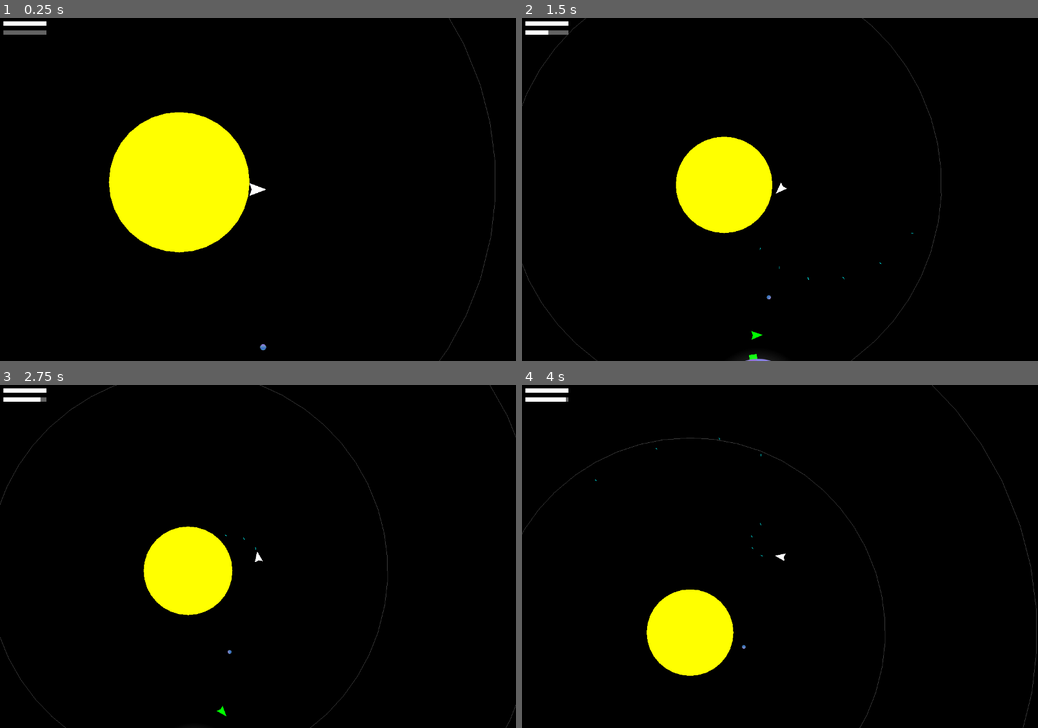
Above: before the commit, frames 1-4 (two rows, left to right).
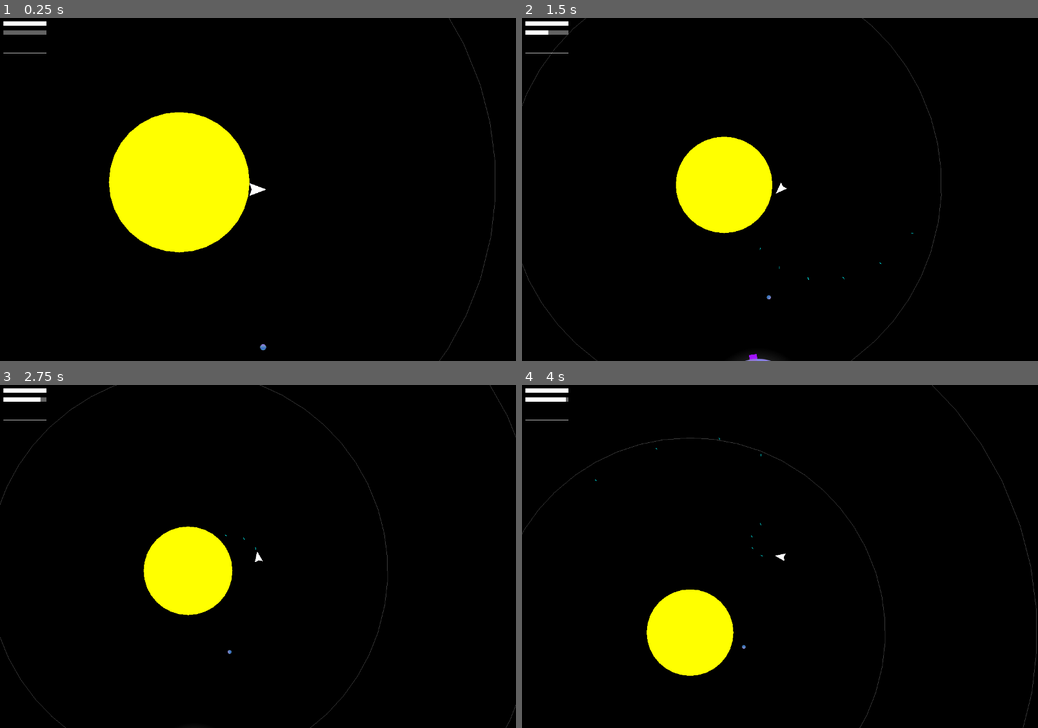
Above: after the commit, the same moments.

Repository: Boyquotes/godot-space-game
Game: Godot game, scene res://World.tscn
Two runs of this game, one before a commit and one after it. Both use one fixed random seed, a clock stepped at 60 frames per second and the inputs below.
Inputs:
- Up to frame 1 (0.25 s): no input
- Up to frame 2 (1.5 s): hold D (right) 0.53-1.28 s; hold Space (shoot) 0.53-1.28 s; hold S (backward) from 1.28 s (still down); tap Space (shoot) at 1.35 s
- Up to frame 3 (2.75 s): release S (backward) at 2.03 s; hold D (right) from 2.03 s (still down); hold Space (shoot) from 2.03 s (still down)
- Up to frame 4 (4 s): release D (right) at 2.78 s; release Space (shoot) at 2.78 s; hold W (forward) 2.78-3.53 s; tap Space (shoot) at 2.85 s; hold A (left) from 3.53 s (still down); hold Space (shoot) from 3.53 s (still down)

The runs differ from the first frame. In frame 1, less than 0.1% of the frame differs, in the area x 0-9%, y 10-11%; in frame 2, less than 0.1%, in the area x 0-47%, y 10-100%; in frame 3, less than 0.1%; in frame 4, less than 0.1%.

Commit message:
Add reputation graph

Diff:
--- a/AIShip.gd
+++ b/AIShip.gd
@@ -3,6 +3,7 @@
 
 # Declare member variables here. Examples:
 var target = null
+var civ = null
 
 # Called when the node enters the scene tree for the first time.
 func _ready():
@@ -18,16 +19,20 @@
 		var desired_angle = to_target.angle() + PI
 		rotation = desired_angle
 
-		# control speed
+		# accelerate
 		var length = to_target.length()
 		if length > 75:
 			thrust(delta)
 
-		if target.get("health") != null:
+		if target.get("health") != null and civ.is_enemy(target):
 			shoot(delta)
 
+func handle_attack_from(origin):
+	if origin == civ.player:
+		civ.relationship_with_player -= 2
+
 func _on_AttackRadius_body_entered(body):
-	if body != self:
+	if body != self and civ.is_enemy(body):
 		target = body
 
 func _on_LeaveAloneRadius_body_exited(body):
--- a/Civilization.gd
+++ b/Civilization.gd
@@ -7,6 +7,8 @@
 var planets = []
 var relationship_with_player = 0
 var foreign_relations = {}
+
+var player = null
 
 # Called when the node enters the scene tree for the first time.
 func _ready():
@@ -23,3 +25,10 @@
 
 	for i in range(4):
 		planet.add_structure(planet.random_structure_angle())
+
+func is_enemy(body):
+	if body == player:
+		return relationship_with_player < 0
+
+	if body.get("civ") == null:
+		return false
--- a/Laser.gd
+++ b/Laser.gd
@@ -7,6 +7,7 @@
 var vel = Vector2(0, 0)
 const lifelength = 2
 var age = 0
+var origin = null
 
 # Called when the node enters the scene tree for the first time.
 func _ready():
@@ -19,7 +20,7 @@
 	var collision = move_and_collide(self.vel * delta)
 	if collision != null:
 		if collision.collider.get("health") != null:
-			collision.collider.take_hit(10)
+			collision.collider.take_hit(10, origin)
 		queue_free()
 
 	if age >= lifelength:
--- a/Planet.gd
+++ b/Planet.gd
@@ -81,6 +81,7 @@
 	spawn.global_position = position_node.global_position
 	spawn.target = position_node
 	spawn.change_color(civ.color)
+	spawn.civ = civ
 	get_tree().get_root().add_child(spawn)
 
 func set_controlling_civ(controller):
--- /dev/null
+++ b/ReputationGraph.gd
@@ -0,0 +1,37 @@
+extends Node2D
+
+
+# Declare member variables here. Examples:
+var civs = []
+var bars = {}
+
+# Called when the node enters the scene tree for the first time.
+func _ready():
+	pass # Replace with function body.
+
+# Called every frame. 'delta' is the elapsed time since the previous frame.
+func _process(delta):
+	var bar_w = $Baseline.get_size().x / civs.size()
+	for civ in bars:
+		var bar = bars[civ]
+		var h = abs(civ.relationship_with_player)
+		var x = bar.get_position().x
+		var y = $Baseline.get_position().y
+		if civ.relationship_with_player > 0:
+			y -= h
+		bar.set_position(Vector2(x, y))
+		bar.set_size(Vector2(bar_w, h))
+
+func create_bars():
+	var bar_w = $Baseline.get_size().x / civs.size()
+	for i in range(civs.size()):
+		var civ = civs[i]
+		var bar = ColorRect.new()
+		bar.set_position(Vector2(bar_w * i, $Baseline.get_position().y))
+		bar.set_size(Vector2(bar_w, 0))
+		bar.color = civ.color
+		bars[civ] = bar
+		add_child(bar)
+
+func add_civ(civ):
+	civs.append(civ)
--- /dev/null
+++ b/ReputationGraph.tscn
@@ -0,0 +1,13 @@
+[gd_scene load_steps=2 format=2]
+
+[ext_resource path="res://ReputationGraph.gd" type="Script" id=1]
+
+[node name="ReputationGraph" type="Node2D"]
+script = ExtResource( 1 )
+
+[node name="Baseline" type="ColorRect" parent="."]
+margin_top = -1.0
+margin_right = 100.0
+__meta__ = {
+"_edit_use_anchors_": false
+}
--- a/Ship.gd
+++ b/Ship.gd
@@ -104,11 +104,16 @@
 	spawn.global_position = $ShootPoint.global_position
 	spawn.rotation = self.global_rotation
 	spawn.vel = Vector2(self.max_speed + 200, 0).rotated(spawn.global_rotation)
+	spawn.origin = self
 	spawn.add_collision_exception_with(self)
 
 	get_parent().add_child(spawn)
 
-func take_hit(strength):
+func take_hit(strength, origin):
+	handle_attack_from(origin)
 	health -= float(strength)
 	if health <= 0:
 		queue_free()
+
+func handle_attack_from(origin):
+	pass
--- a/World.gd
+++ b/World.gd
@@ -19,15 +19,19 @@
 	var map_seed = randi()
 	seed(map_seed)
 
-	civ_colors.shuffle()
 
 	yield(get_tree(), "idle_frame")
 	var planets = get_tree().get_nodes_in_group("planets")
+	planets.shuffle()
 
+	var reputation_graph = $PlayerShip/CanvasLayer/ReputationGraph
 	for i in range(6):
 		var civ = Civilization.new()
+		civ.player = get_node("PlayerShip")
 		civ.color = civ_colors[i]
 		civ.spawn_on(planets[i])
+		reputation_graph.add_civ(civ)
+	reputation_graph.create_bars()
 
 	# TODO: figure out why these yields are needed
 	yield(get_tree(), "idle_frame")
--- a/World.tscn
+++ b/World.tscn
@@ -1,9 +1,10 @@
-[gd_scene load_steps=5 format=2]
+[gd_scene load_steps=6 format=2]
 
 [ext_resource path="res://PlayerShip.tscn" type="PackedScene" id=1]
 [ext_resource path="res://World.gd" type="Script" id=2]
 [ext_resource path="res://Star.tscn" type="PackedScene" id=3]
 [ext_resource path="res://StatusBar.tscn" type="PackedScene" id=4]
+[ext_resource path="res://ReputationGraph.tscn" type="PackedScene" id=5]
 
 [node name="World" type="Node2D"]
 script = ExtResource( 2 )
@@ -20,6 +21,9 @@
 position = Vector2( 7.79648, 28.9093 )
 tracked_value = "heat"
 
+[node name="ReputationGraph" parent="PlayerShip/CanvasLayer" instance=ExtResource( 5 )]
+position = Vector2( 7.79648, 82.342 )
+
 [node name="Star" parent="." instance=ExtResource( 3 )]
 position = Vector2( 451.164, 386.363 )
 
Not shown, added: .mono/metadata/ide_messaging_meta.txt
